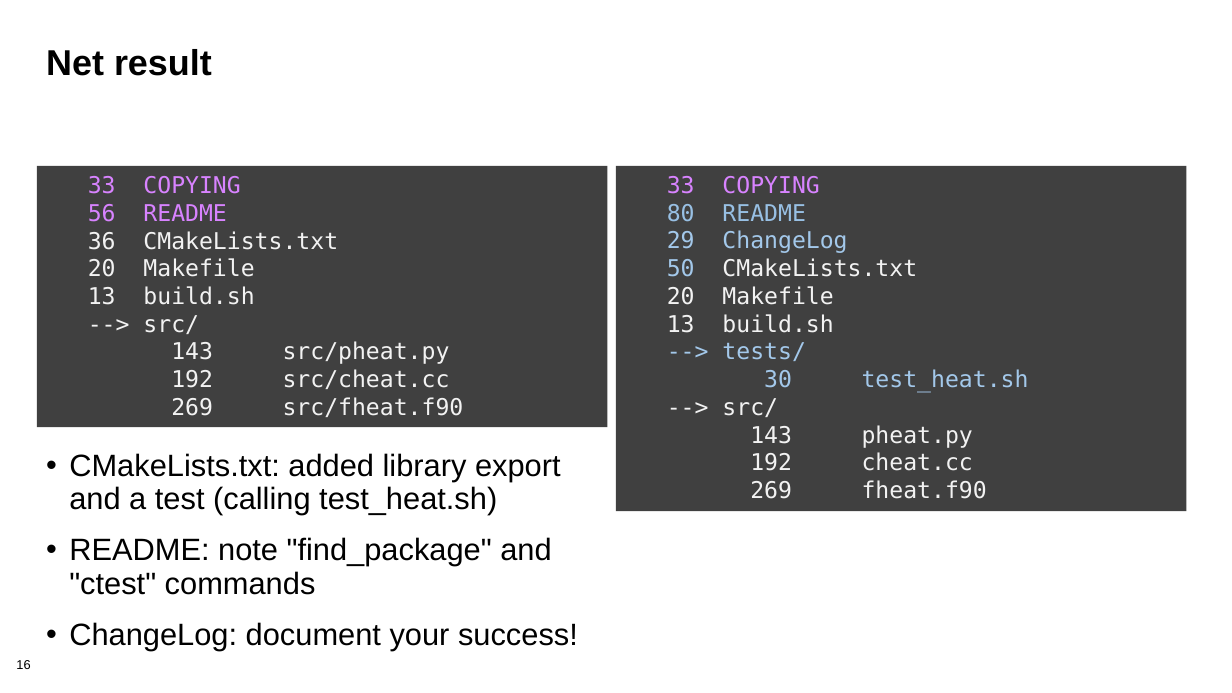
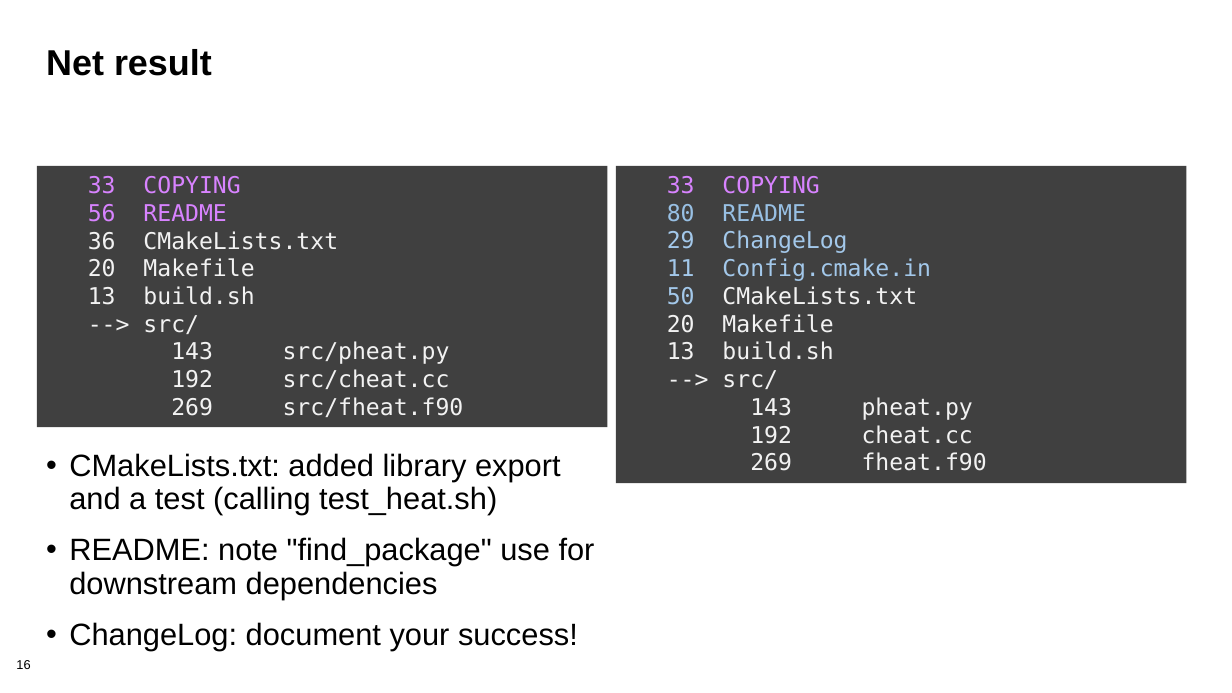
Before and after one commit to bssw-tutorial/presentations, a slide deck: slide 16 of packaging-short.pptx. Drawn at 1232x693 pixels with LibreOffice and Linux fonts; fonts in the diff are those of the drawing; background and template pictures are left out. Boxes give left, top, right and bottom in pixels: in the first picture for what was removed or moved away, otherwise in the second. Text is boxed around its words. In the diff, an @@ line names an element or a change of style, - is before the commit and + after.

```diff
--- a/packaging-short.pptx
+++ b/packaging-short.pptx
@@ rectangle "33 COPYING": place and size @@
-rectangle "33 COPYING" at <box>616,166,1186,512</box>
+rectangle "33 COPYING" at <box>616,166,1186,483</box>
@@ text in rectangle at <box>667,258,931,281</box>: paragraph added @@
+11 Config.cmake.in
@@ text in rectangle at <box>722,342,1029,393</box>: paragraphs removed @@
---> tests/
-30 test_heat.sh
@@ text at <box>69,537,595,599</box>: text changed @@
-• README: note "find_package" and "ctest" commands
+• README: note "find_package" use for downstream dependencies
```
Also in this commit, not shown: 1 other slide changed, 1 other file.
